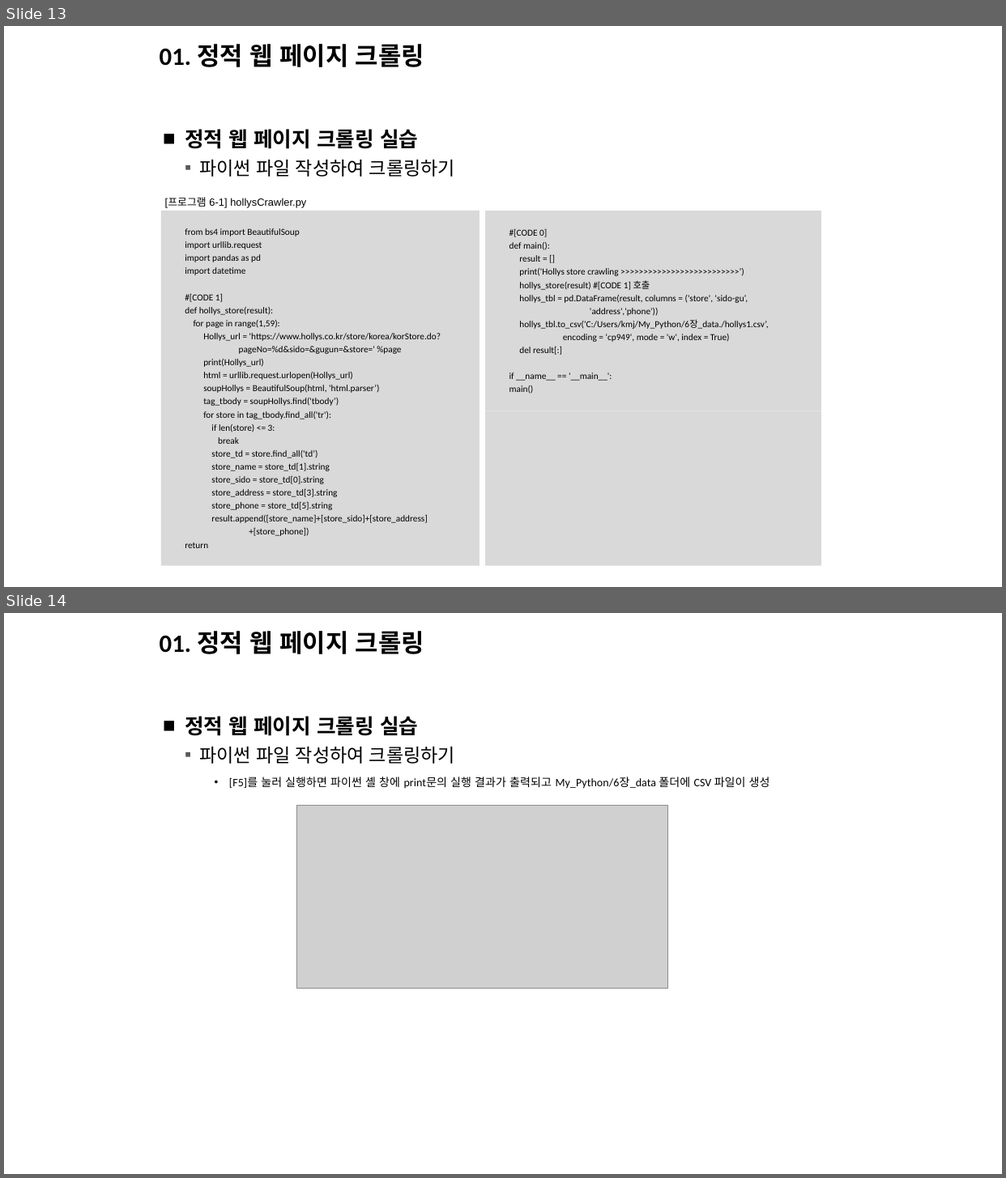
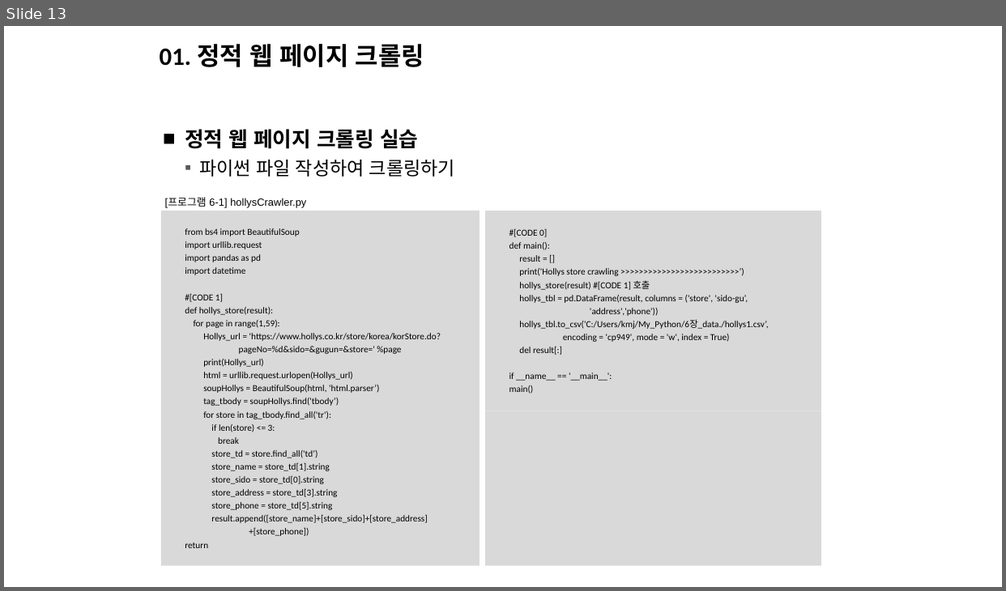
Before and after one commit to moonbg/21bigdataskku, a slide deck: Slides/Week5.pptx. Shown one above the other, each under a label of ours: slides 13 and 14 before the commit, slide 13 after it. The pictures are 1006x1178 and 1006x591 pixels, drawn with LibreOffice and Linux fonts; fonts in the diff are those of the drawing; grey boxes stand for pictures. Boxes give left, top, right and bottom in pixels: in the first picture for what was removed or moved away, otherwise in the second. Text is boxed around its words. In the diff, an @@ line names an element or a change of style, - is before the commit and + after.

```diff
--- a/Slides/Week5.pptx
+++ b/Slides/Week5.pptx
@@ slide 14 removed at (x1=4, y1=613, x2=1002, y2=1174), background #FFFFFF @@
@@ title removed at (x1=160, y1=631, x2=424, y2=654) @@
-01. 정적 웹 페이지 크롤링
@@ text removed at (x1=185, y1=716, x2=770, y2=789) @@
-■ 정적 웹 페이지 크롤링 실습
-  ▪ 파이썬 파일 작성하여 크롤링하기
-      • [F5]를 눌러 실행하면 파이썬 셸 창에 print문의 실행 결과가 출력되고 My_Python/6장_data 폴더에 CSV 파일이 생성
@@ picture removed at (x1=296, y1=806, x2=667, y2=988) @@
```
